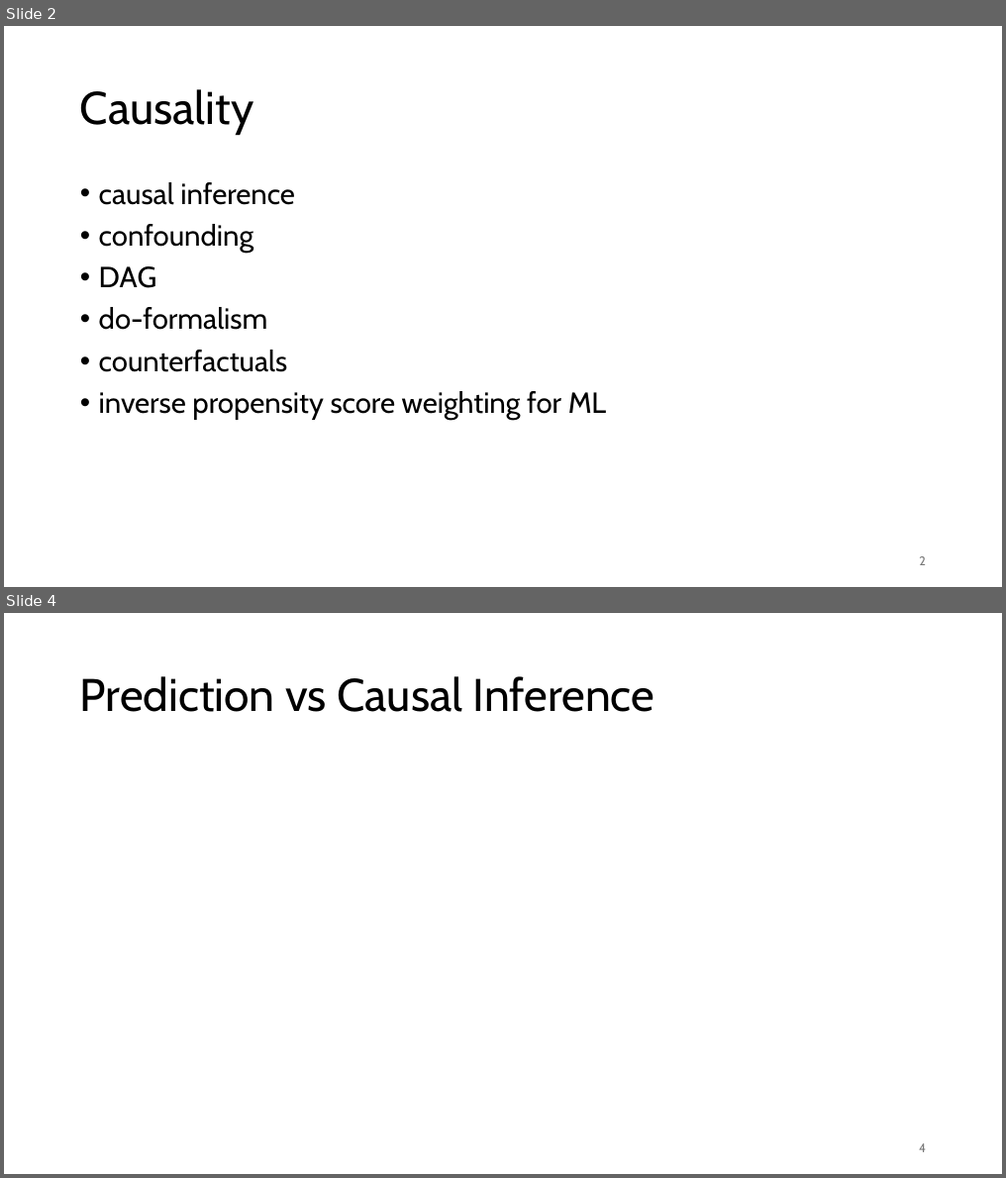
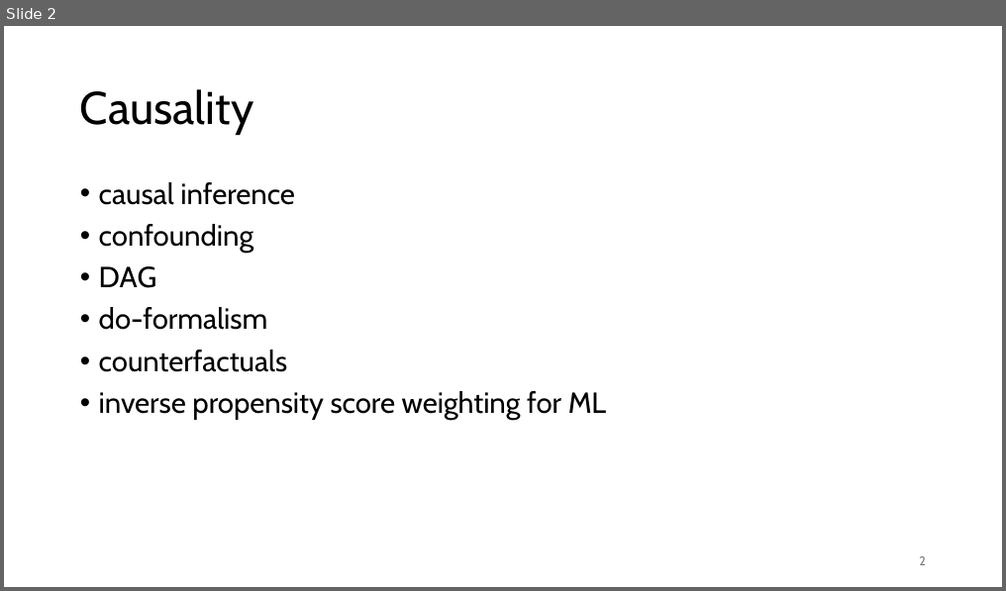
Before and after one commit to FelixWick/data_science, a slide deck: slides/10_causality.pptx. Shown one above the other, each under a label of ours: slides 2 and 4 before the commit, slide 2 after it; the slides between them are not shown. The pictures are 1006x1178 and 1006x591 pixels, drawn with LibreOffice and Linux fonts; fonts in the diff are those of the drawing. Boxes give left, top, right and bottom in pixels: in the first picture for what was removed or moved away, otherwise in the second. Text is boxed around its words. In the diff, an @@ line names an element or a change of style, - is before the commit and + after.

Commit message:
cleaned up causality

```diff
--- a/slides/10_causality.pptx
+++ b/slides/10_causality.pptx
@@ slide 4 removed at bbox=[4, 613, 1002, 1174], background #FFFFFF @@
@@ title removed at bbox=[80, 676, 655, 712] @@
-Prediction vs Causal Inference
@@ page number removed at bbox=[919, 1144, 926, 1153] @@
-4
```
Also in this commit, not shown: 23 slides changed, 13 other slides removed, 1 other file.
